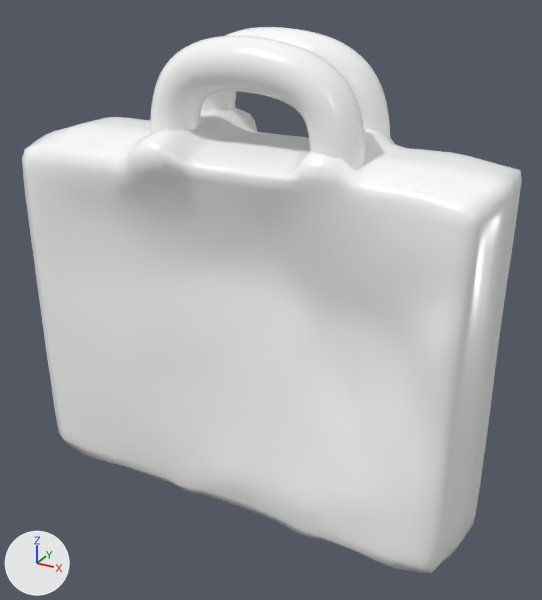
One commit to the glTF model portfolio/public/WorkBag.glb: the scene before it, then after it.
Rendered twice from a 50 mm lens placed at (-0.036, -0.927, -0.083), pointed at (-0.297, -0.451, -0.321). Lighting does not change. The marker at lower left points along +X, +Y and +Z. Where no turn or scale is listed for an object, it has been applied to the vertices. Vertices at the same position are counted once.

In view in the first picture: 'Box', 'Tube', 'Tube 1'.
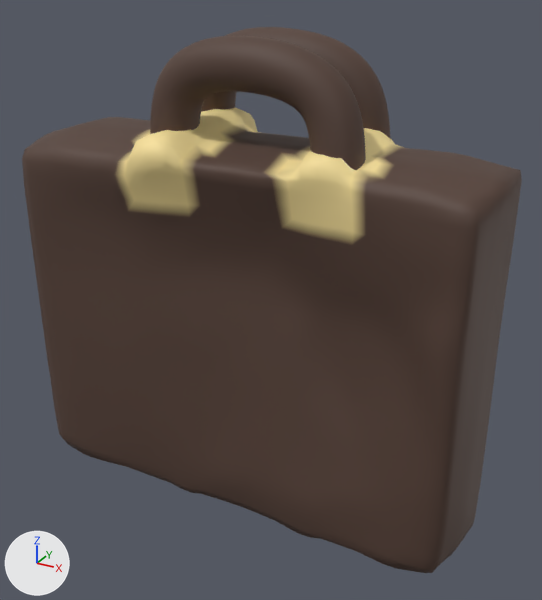
Location of each change, (x1, y1, x2, y2) in pixels of the pictures (542 x 600 px):
'Box', surface changed, recoloured (white to brown)
    both: (22, 108, 522, 573)
part 2 of me_tube, recoloured (white to brown)
    both: (150, 36, 366, 170)
part 3 of me_tube_1, recoloured (white to brown)
    both: (201, 27, 390, 138)

Diff of the bpy script that builds the scene:
```diff
--- a/portfolio/public/WorkBag.glb.py
+++ b/portfolio/public/WorkBag.glb.py
@@ mat_material_0 @@
 n0 = _N.new('ShaderNodeBsdfPrincipled'); n0.name = 'Principled BSDF'
-n0.inputs[2].default_value = 0.251  # 'Roughness'
+n0.inputs[2].default_value = 0.626  # 'Roughness'
 n1 = _N.new('ShaderNodeOutputMaterial'); n1.name = 'Material Output'
@@ me_box @@
 me_box.from_pydata(...)  # 3549 vertices, 7094 faces; spans x -0.188..0.19, y -0.071..0.067, z -0.153..0.166
 # used by ob_box; location = (-0.3115, -0.4506, -0.3474)
+# me_box part 1: 7094 faces centred in x -0.188..0.19, y -0.069..0.066, z -0.153..0.166 are repainted in the vertex colours; the middle colour goes from white #ffffff to brown #543e34
 me_box.materials.append(mat_material_0)
@@ me_tube @@
 me_tube.from_pydata(...)  # 2252 vertices, 4500 faces; spans x -0.02..0.148, y 0.009..0.05, z -0.058..0.043
 # used by ob_tube; location = (-0.3612, -0.5082, -0.1656)
+# me_tube part 2: 4500 faces centred in x -0.02..0.148, y 0.009..0.05, z -0.058..0.043 are repainted in the vertex colours; the middle colour goes from white #ffffff to brown #543e34
 me_tube.materials.append(mat_material_1)
@@ me_tube_1 @@
 me_tube_1.from_pydata(...)  # 2252 vertices, 4500 faces; spans x -0.02..0.149, y 0.009..0.056, z -0.054..0.047
 # used by ob_tube_1; location = (-0.3678, -0.45, -0.1676)
+# me_tube_1 part 3: 4500 faces centred in x -0.02..0.149, y 0.009..0.055, z -0.054..0.047 are repainted in the vertex colours; the middle colour goes from white #ffffff to brown #543e34
 me_tube_1.materials.append(mat_material_2)
```
